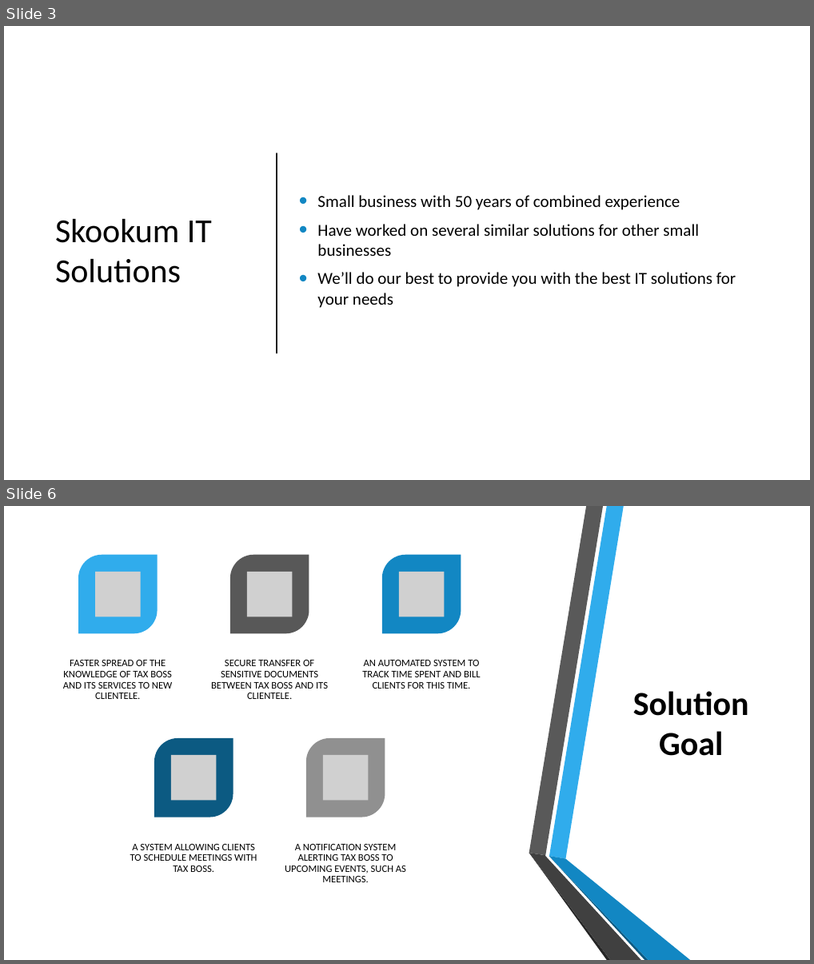
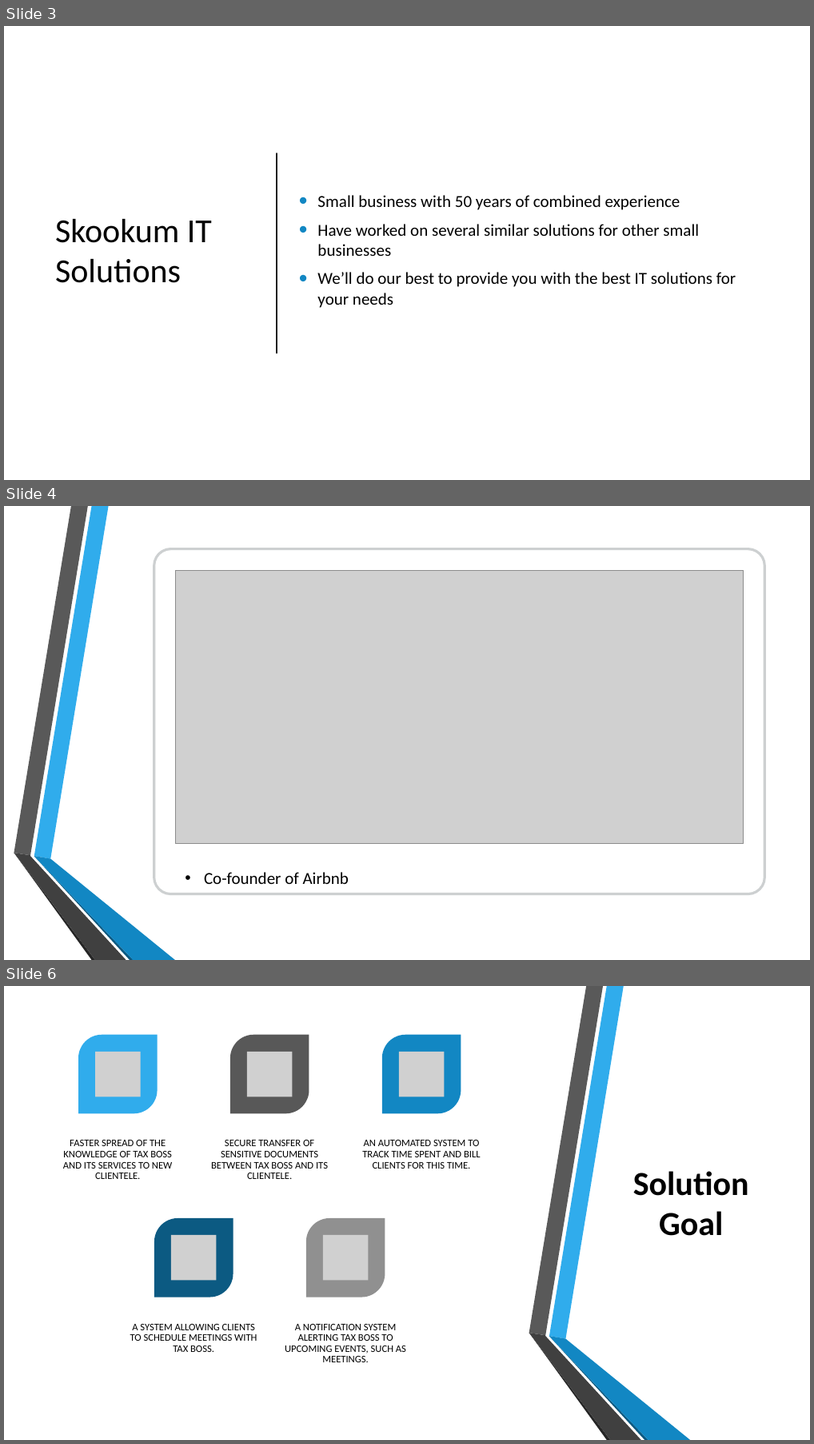
Before and after one commit to CalhounC357/4800_Tax_Boss, a slide deck: De La Riva, Bennett, Calhoun, Young; Tax_Boss.pptx. Shown one above the other, each under a label of ours: slides 3 and 6 before the commit, slides 3, 4 and 6 after it; the slides between them are not shown. The pictures are 814x964 and 814x1444 pixels, drawn with LibreOffice and Linux fonts; fonts in the diff are those of the drawing; grey boxes stand for pictures; background and template pictures are left out. Boxes give left, top, right and bottom in pixels: in the first picture for what was removed or moved away, otherwise in the second. Text is boxed around its words. In the diff, an @@ line names an element or a change of style, - is before the commit and + after.

```diff
--- a/De La Riva, Bennett, Calhoun, Young; Tax_Boss.pptx
+++ b/De La Riva, Bennett, Calhoun, Young; Tax_Boss.pptx
@@ slide 4 added at box(4, 506, 810, 960), background picture (left out) @@
@@ rounded rectangle added at box(154, 549, 765, 894), fill #FFFFFF, outline #979D9F 3 pt @@
@@ picture added at box(175, 570, 744, 844) @@
@@ group added at box(14, 506, 175, 960): 6 freeform shapes @@
@@ text added at box(204, 872, 349, 884), 20 pt, text #000000 @@
+• Co-founder of Airbnb
```
Also in this commit, not shown: 1 slide changed, 1 other slide added, 2 slides removed.
